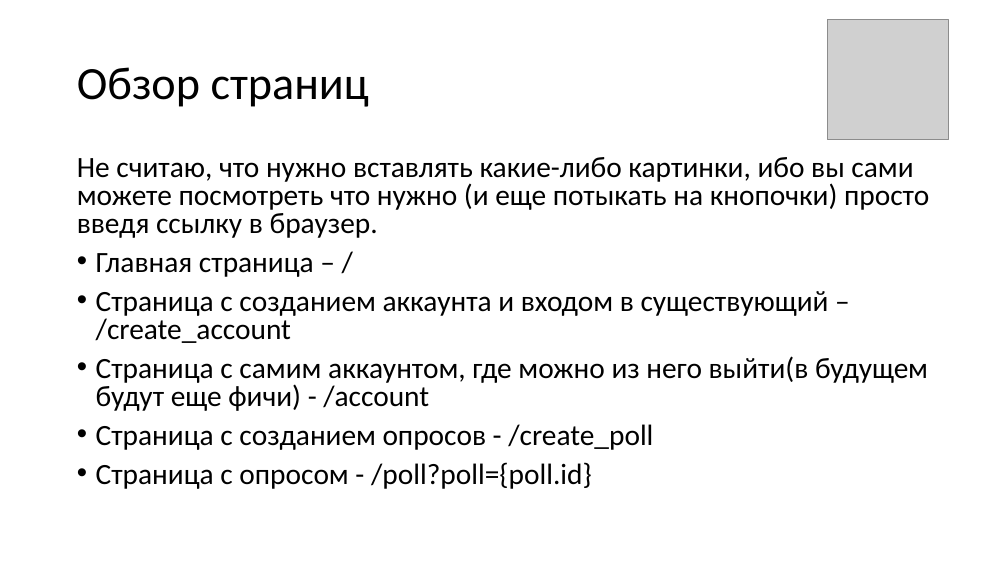
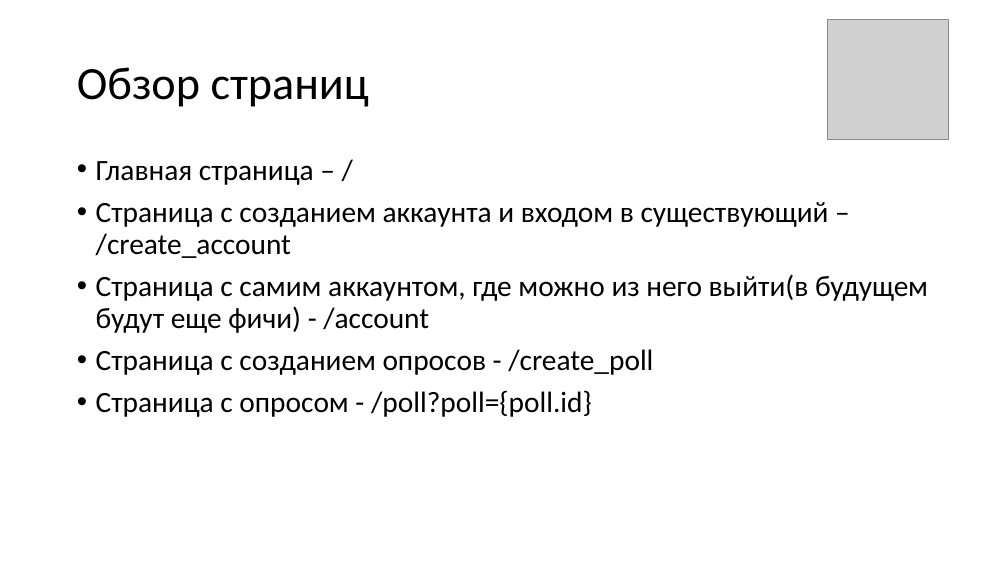
Before and after one commit to aNOOBisTheGod/MegaPolls, a slide deck: slide 5 of MegaPolls.pptx. Drawn at 1008x567 pixels with LibreOffice and Linux fonts; fonts in the diff are those of the drawing; grey boxes stand for pictures. Boxes give left, top, right and bottom in pixels: in the first picture for what was removed or moved away, otherwise in the second. Text is boxed around its words. In the diff, an @@ line names an element or a change of style, - is before the commit and + after.

```diff
--- a/MegaPolls.pptx
+++ b/MegaPolls.pptx
@@ text "Главная страница – /" at box(96, 161, 928, 417): line spacing 0.8 to 0.9 @@
@@ text at box(77, 157, 929, 238): paragraph removed @@
-Не считаю, что нужно вставлять какие-либо картинки, ибо вы сами можете посмотреть что нужно (и еще потыкать на кнопочки) просто введя ссылку в браузер.
```
Also in this commit, not shown: 6 slides added.
